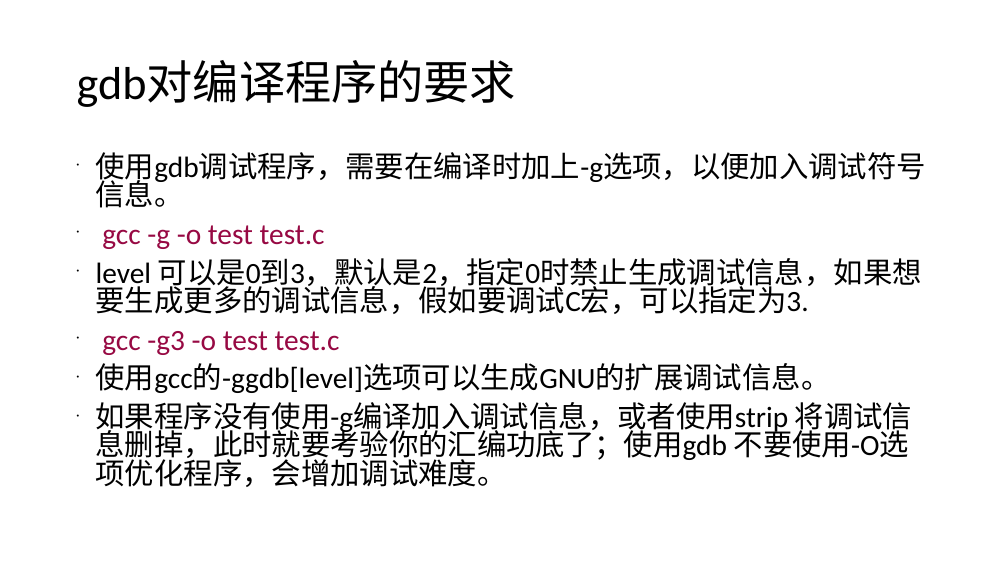
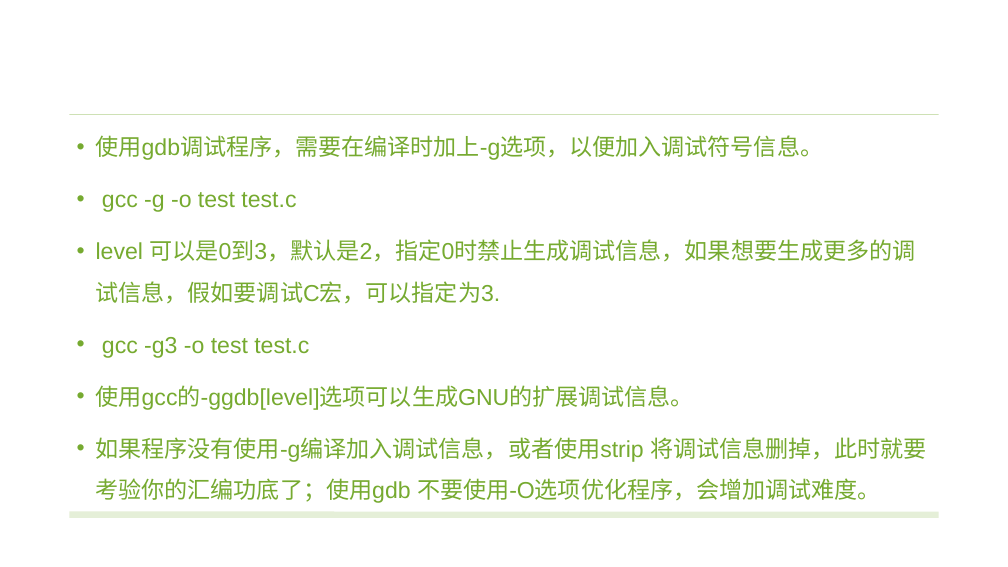
Before and after one commit to beyondforever1993/TestCode, a slide deck: slide 4 of linux调试工具.ppt. Drawn at 1008x567 pixels with LibreOffice and Linux fonts; fonts in the diff are those of the drawing; background and template pictures are left out. Boxes give left, top, right and bottom in pixels: in the first picture for what was removed or moved away, otherwise in the second. Text is boxed around its words. In the diff, an @@ line names an element or a change of style, - is before the commit and + after.

```diff
--- a/linux调试工具.ppt
+++ b/linux调试工具.ppt
@@ text "gdb对编译程序的要求": place and size @@
-text "gdb对编译程序的要求" at [77, 61, 516, 107]
+text "gdb对编译程序的要求" at [70, 17, 938, 96]
@@ text "gdb对编译程序的要求" at [70, 17, 938, 96]: font Calibri to Arial, text colour #000000 to #FFFFFF @@
@@ text "使用gdb调试程序，需要在编译时加上-g选项，以便加入调试符号信息。": place and size @@
-text "使用gdb调试程序，需要在编译时加上-g选项，以便加入调试符号信息。" at [96, 152, 926, 487]
+text "使用gdb调试程序，需要在编译时加上-g选项，以便加入调试符号信息。" at [96, 135, 927, 503]
@@ text "使用gdb调试程序，需要在编译时加上-g选项，以便加入调试符号信息。" at [96, 135, 927, 503]: size 28 to 22 pt, font Calibri to Arial; text colour #000000 to #76AA30 in "使用gdb调试程序，需要在编译时加上-g选项，以便加入调试符号信息。", "level 可以是0到3，默认是2，指定0时禁止生成调试信息，如果想要生成更多的调试信息，假如要调试C宏，可以指定为3.", "使用gcc的-ggdb[level]选项可以生成GNU的扩展调试信息。", "如果程序没有使用-g编译加入调试信息，或者使用strip 将调试信息删掉，此时就要考验你的汇编功底了；使用gdb 不要使 ..."; text colour #970943 to #76AA30 in "gcc -g -o test test.c", "gcc -g3 -o test test.c"; line spacing 0.8 to 1.5; bullet colour #000000 to #76AA30 @@
@@ line added from (938, 115) to (70, 115), #76AA30 0.26 pt @@
@@ line added from (70, 515) to (938, 515), #76AA30 6.01 pt @@
```
Also in this commit, not shown: 6 other slides changed, 5 slides added.
